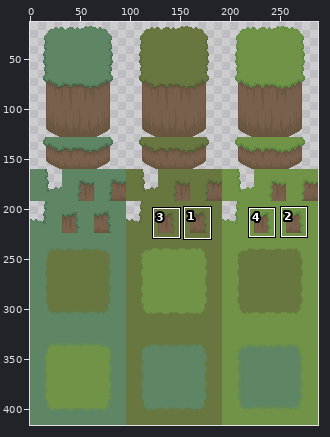
Sprite sheet -- Savor Saber/Assets/Textures/Tilesets/marsh.png. The first picture is a wide view before the edit; the outline marks the close-up.
Close-up. First the earlier version:
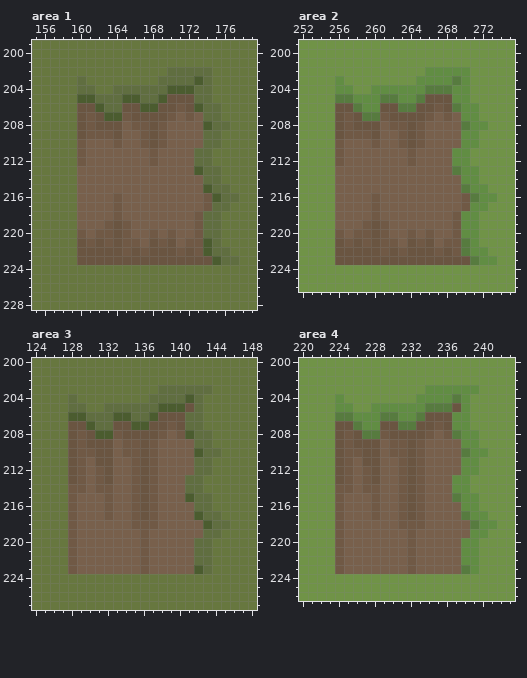
The file is 288x416 pixels. Colours within 5 levels of each other are drawn and written as one. Shown: area 1: x 155..179, y 199..228; area 2: x 252..275, y 199..226; area 3: x 124..148, y 200..227; area 4: x 220..243, y 200..226. The wide view leaves out empty margins. The commit also changed other parts of the picture, which this record leaves out.
After the commit:
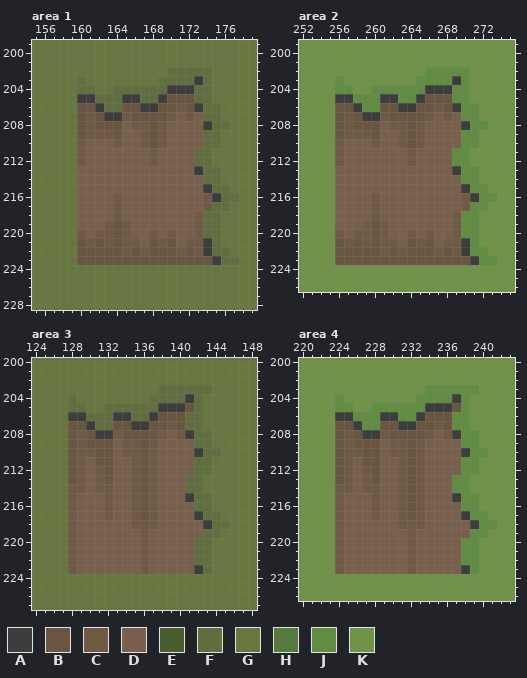
Palette (. is transparent): A #3d3d3d  B #6a5541  C #705945  D #78604c  E #4b5c2f  F #606e40  G #67773f  H #577b3f  J #618d43  K #709347
The exact change:
Area 1:
y 203: x 173 E -> A
y 204: x 170..172 EEE -> AAA
y 205: x 160..161 EE -> AA; x 165..166 EE -> AA; x 169 E -> A
y 206: x 162 E -> A; x 167..168 EE -> AA; x 173 E -> A
y 207: x 163..164 EE -> AA
y 208: x 174 E -> A
y 213: x 173 E -> A
y 215: x 174 E -> A
y 216: x 175 E -> A
y 221..222: x 174 E -> A
y 223: x 175 E -> A
Area 2:
y 203: x 269 H -> A
y 204: x 266..268 HHH -> AAA
y 205: x 256..257 HH -> AA; x 261..262 HH -> AA; x 265 H -> A
y 206: x 258 H -> A; x 263..264 HH -> AA; x 269 H -> A
y 207: x 259..260 HH -> AA
y 208: x 270 H -> A
y 213: x 269 H -> A
y 215: x 270 H -> A
y 216: x 271 H -> A
y 221..222: x 270 H -> A
y 223: x 271 H -> A
Area 3:
y 204: x 141 E -> A
y 205: x 138..140 EEE -> AAA
y 206: x 128..129 EE -> AA; x 133..134 EE -> AA; x 137 E -> A
y 207: x 130 E -> A; x 135..136 EE -> AA
y 208: x 131..132 EE -> AA; x 141 E -> A
y 210: x 142 E -> A
y 215: x 141 E -> A
y 217: x 142 E -> A
y 218: x 143 E -> A
y 223: x 142 E -> A
Area 4:
y 204: x 237 H -> A
y 205: x 234..236 HHH -> AAA
y 206: x 224..225 HH -> AA; x 229..230 HH -> AA; x 233 H -> A
y 207: x 226 H -> A; x 231..232 HH -> AA
y 208: x 227..228 HH -> AA; x 237 H -> A
y 210: x 238 H -> A
y 215: x 237 H -> A
y 217: x 238 H -> A
y 218: x 239 H -> A
y 223: x 238 H -> A
Where, in picture pixels (left, top, right, bottom), the same in both close-ups:
changed: (77, 76, 221, 202)
changed: (203, 238, 221, 265)
changed: (335, 76, 479, 202)
changed: (461, 238, 479, 265)
changed: (68, 394, 203, 457)
changed: (185, 493, 212, 574)
changed: (335, 394, 470, 457)
changed: (452, 493, 479, 574)
